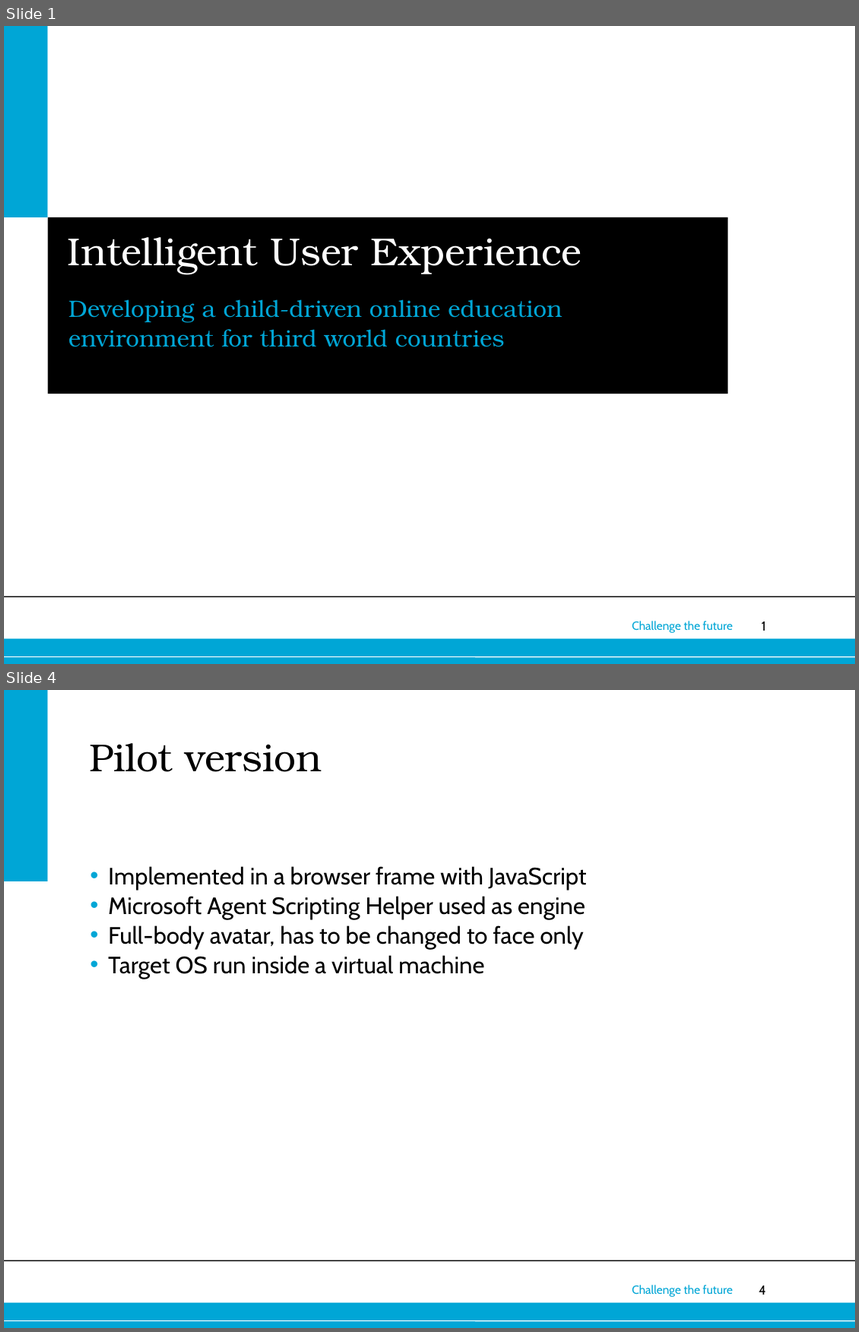
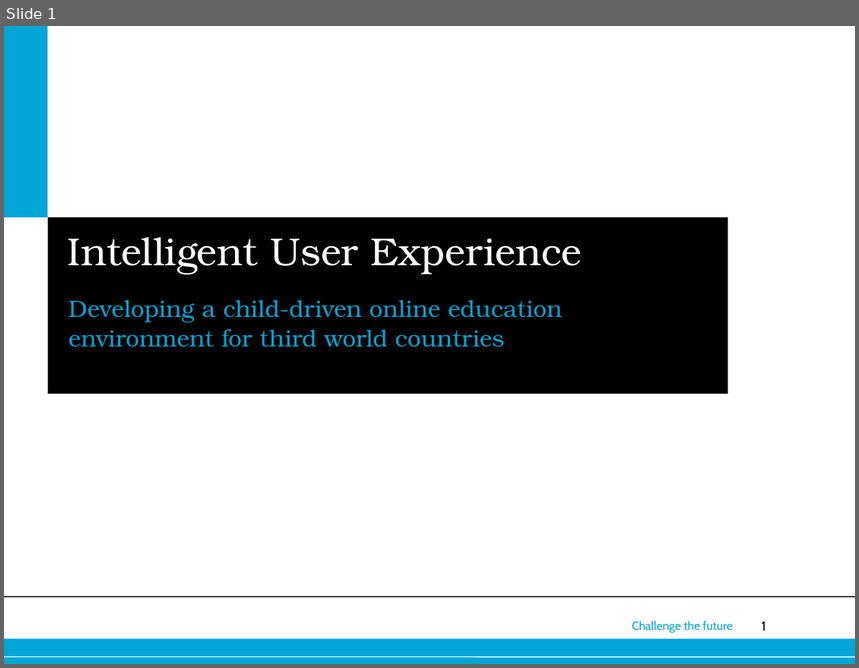
Before and after one commit to dzzh/IN4179-IUXE, a slide deck: Presentations/final presentation.ppt. Shown one above the other, each under a label of ours: slides 1 and 4 before the commit, slide 1 after it; the slides between them are not shown. The pictures are 859x1332 and 859x668 pixels, drawn with LibreOffice and Linux fonts; fonts in the diff are those of the drawing; background and template pictures are left out. Boxes give left, top, right and bottom in pixels: in the first picture for what was removed or moved away, otherwise in the second. Text is boxed around its words. In the diff, an @@ line names an element or a change of style, - is before the commit and + after.

```diff
--- a/Presentations/final presentation.ppt
+++ b/Presentations/final presentation.ppt
@@ slide 4 removed at <box>4,690,855,1328</box>, background #FFFFFF; not listed: 5 template elements that a slide beside it also shows @@
@@ rectangle removed at <box>4,690,47,882</box> @@
@@ title removed at <box>89,743,322,772</box> @@
-Pilot version
@@ text removed at <box>108,866,587,979</box> @@
-• Implemented in a browser frame with JavaScript
-• Microsoft Agent Scripting Helper used as engine
-• Full-body avatar, has to be changed to face only
-• Target OS run inside a virtual machine
```
Also in this commit, not shown: 15 slides added, 5 other slides removed, 1 other file.
